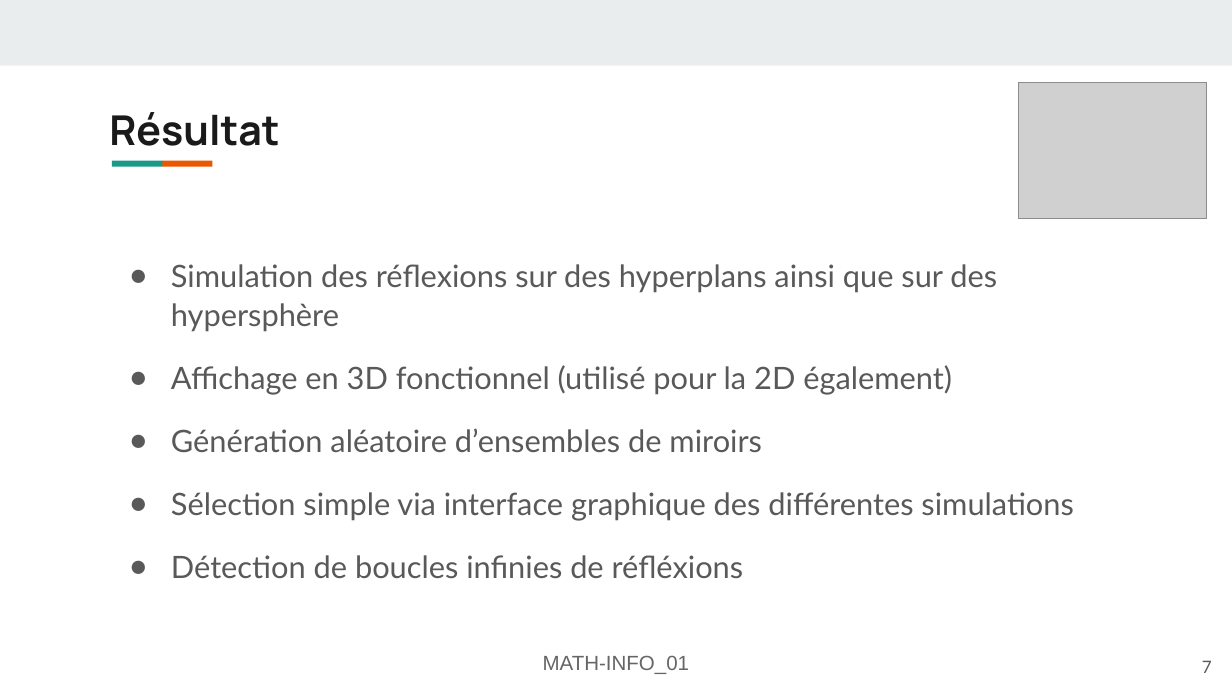
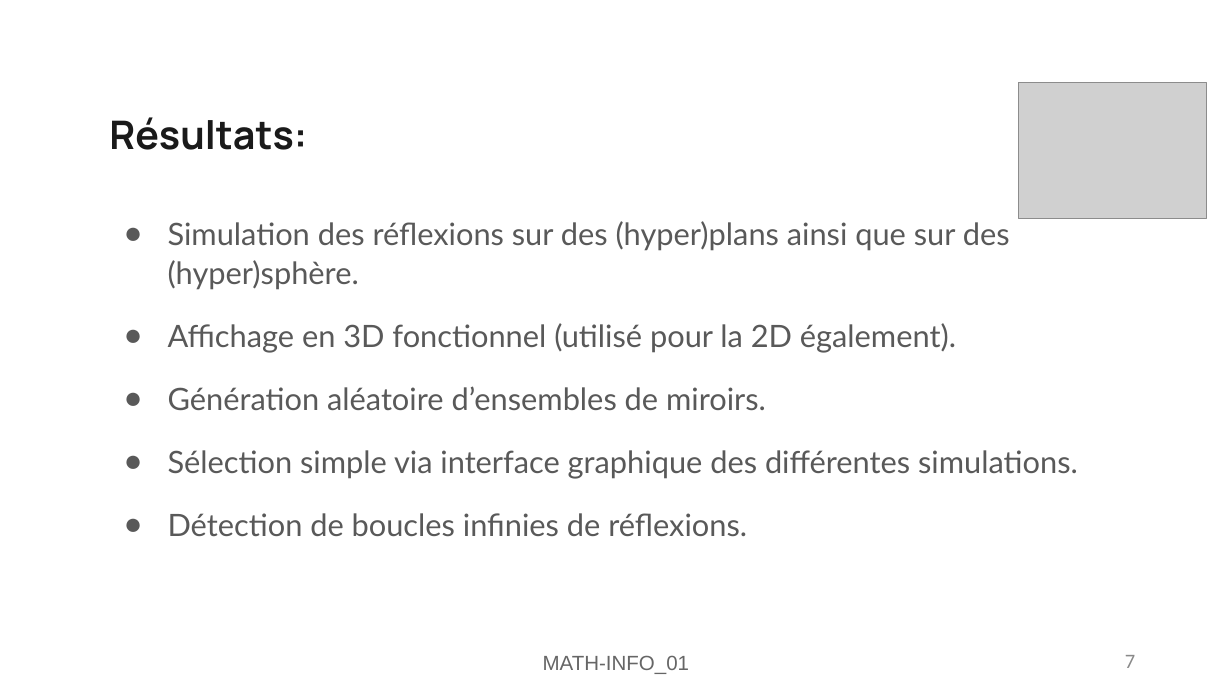
Before and after one commit to FlashOnFire/MirrorVerse, a slide deck: slide 7 of project_managment/pres2/MATH-INFO_01-Présentation-mirror-verse.odp. Drawn at 1232x693 pixels with LibreOffice and Linux fonts; fonts in the diff are those of the drawing; grey boxes stand for pictures. Boxes give left, top, right and bottom in pixels: in the first picture for what was removed or moved away, otherwise in the second. Text is boxed around its words. In the diff, an @@ line names an element or a change of style, - is before the commit and + after.

```diff
--- a/project_managment/pres2/MATH-INFO_01-Présentation-mirror-verse.odp
+++ b/project_managment/pres2/MATH-INFO_01-Présentation-mirror-verse.odp
@@ rectangle removed at (0,0,1232,65) @@
@@ title at (109,117,307,150): text changed; size 24.1 to 23 pt @@
-Résultat
+Résultats:
@@ rectangle removed at (112,160,163,166) @@
@@ rectangle removed at (161,160,212,166) @@
@@ text at (168,221,1078,536): text changed @@
-● Simulation des réflexions sur des hyperplans ainsi que sur des hypersphère
-● Affichage en 3D fonctionnel (utilisé pour la 2D également)
-● Génération aléatoire d’ensembles de miroirs
-● Sélection simple via interface graphique des différentes simulations
-● Détection de boucles infinies de réfléxions
+● Simulation des réflexions sur des (hyper)plans ainsi que sur des (hyper)sphère.
+● Affichage en 3D fonctionnel (utilisé pour la 2D également).
+● Génération aléatoire d’ensembles de miroirs.
+● Sélection simple via interface graphique des différentes simulations.
+● Détection de boucles infinies de réflexions.
@@ page number: place and size @@
-page number at (1202,660,1212,673)
+page number at (1125,655,1135,668)
@@ page number at (1125,655,1135,668): size 10 to 12 pt, font Lato to Calibri, text colour #595959 to #898989 @@
```
Also in this commit, not shown: 11 other slides changed, 5 other files.
